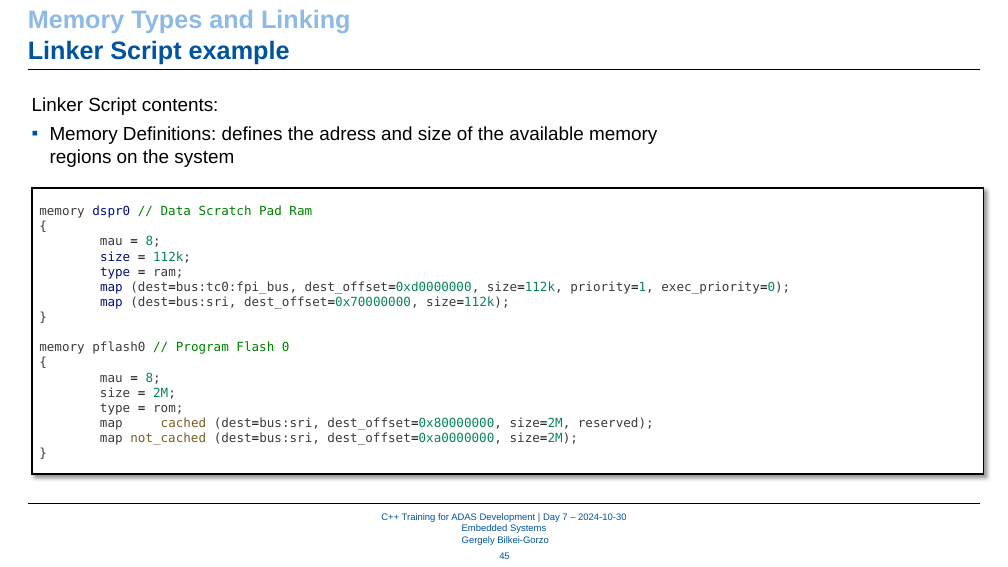
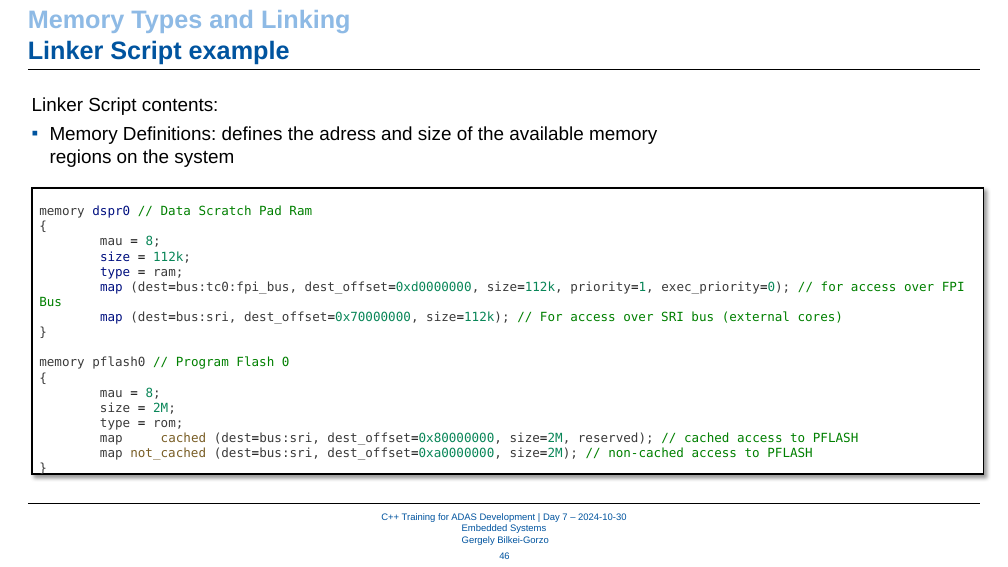
Before and after one commit to WhR4Ven/Diss_Dokument, a slide deck: slide 46 of Vortrag/07_Embedded_Systems.pptx (slide 45 before the commit). Drawn at 1008x567 pixels with LibreOffice and Linux fonts; fonts in the diff are those of the drawing; background and template pictures are left out. Boxes give left, top, right and bottom in pixels: in the first picture for what was removed or moved away, otherwise in the second. Text is boxed around its words. In the diff, an @@ line names an element or a change of style, - is before the commit and + after.

```diff
--- a/Vortrag/07_Embedded_Systems.pptx
+++ b/Vortrag/07_Embedded_Systems.pptx
@@ text in rectangle at (39, 281, 965, 324): text changed @@
-map (dest=bus:tc0:fpi_bus, dest_offset=0xd0000000, size=112k, priority=1, exec_priority=0);
-map (dest=bus:sri, dest_offset=0x70000000, size=112k);
+map (dest=bus:tc0:fpi_bus, dest_offset=0xd0000000, size=112k, priority=1, exec_priority=0); // for access over FPI Bus
+map (dest=bus:sri, dest_offset=0x70000000, size=112k); // For access over SRI bus (external cores)
@@ text in rectangle at (100, 432, 858, 460): text changed @@
-map cached (dest=bus:sri, dest_offset=0x80000000, size=2M, reserved);
-map not_cached (dest=bus:sri, dest_offset=0xa0000000, size=2M);
+map cached (dest=bus:sri, dest_offset=0x80000000, size=2M, reserved); // cached access to PFLASH
+map not_cached (dest=bus:sri, dest_offset=0xa0000000, size=2M); // non-cached access to PFLASH
@@ page number at (499, 552, 510, 559): text changed @@
-45
+46
```
Also in this commit, not shown: 10 other slides changed, 2 slides added, 4 slides removed.
